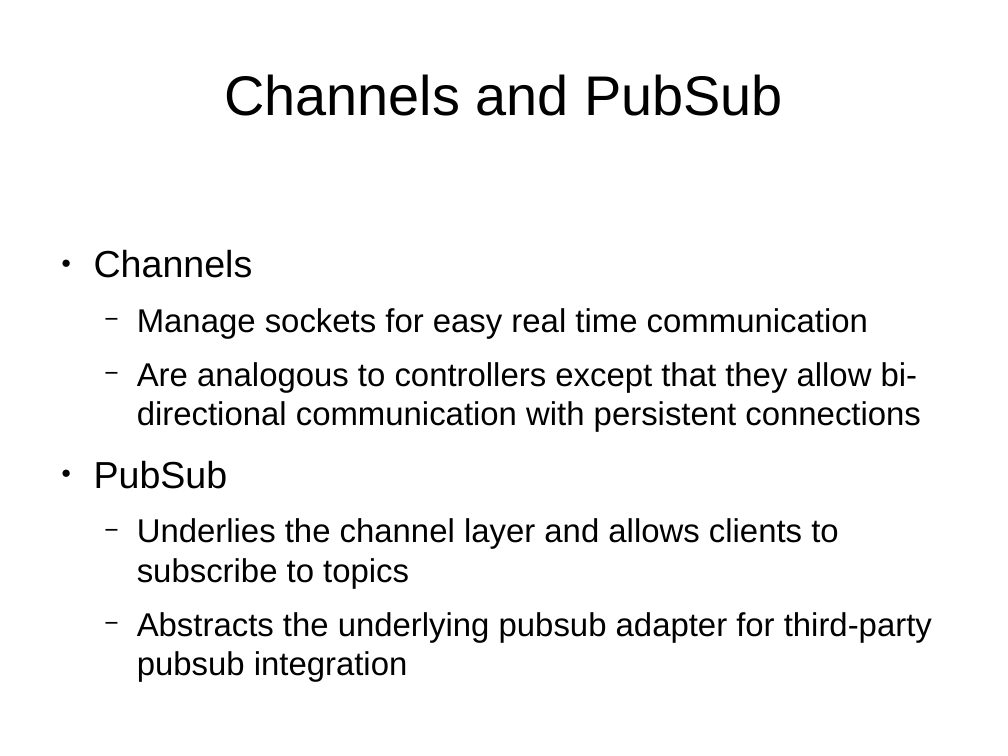
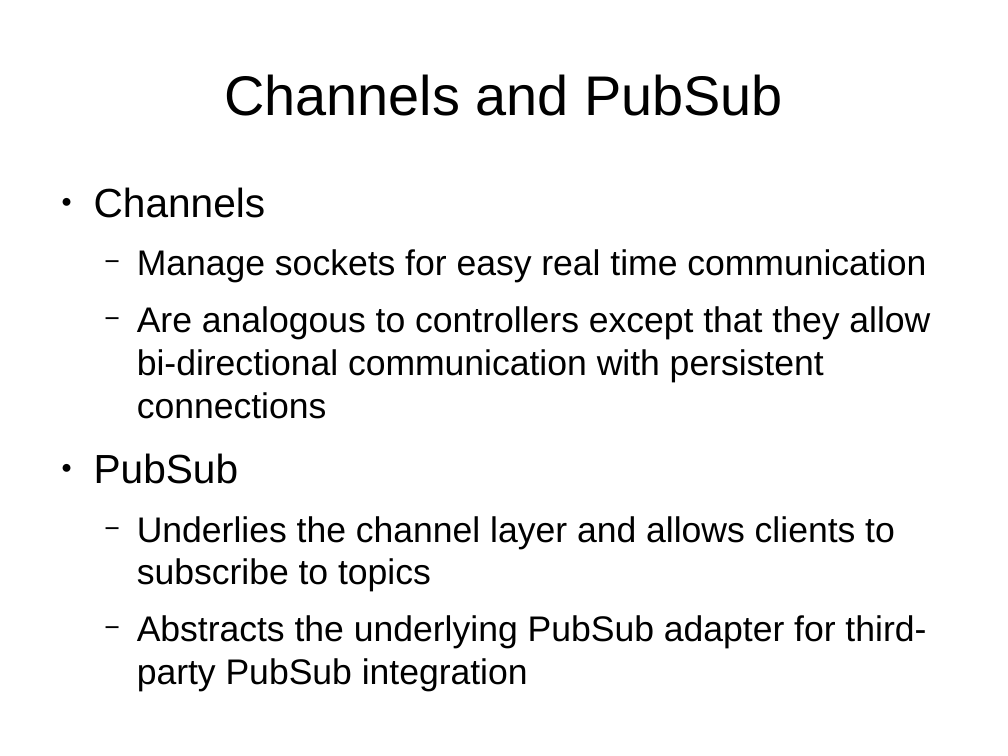
Before and after one commit to ramortegui/talks, a slide deck: slide 22 of odps/working_with_phoenix.odp (slide 15 before the commit). Drawn at 1008x756 pixels with LibreOffice and Linux fonts; fonts in the diff are those of the drawing. Boxes give left, top, right and bottom in pixels: in the first picture for what was removed or moved away, otherwise in the second. Text is boxed around its words. In the diff, an @@ line names an element or a change of style, - is before the commit and + after.

```diff
--- a/odps/working_with_phoenix.odp
+++ b/odps/working_with_phoenix.odp
@@ text at (x1=94, y1=187, x2=930, y2=592): size 29.6 to 32 pt in "Channels", "PubSub"; size 25.9 to 28 pt in "Manage sockets for easy real time communication", "Are analogous to controllers except that they ...", "Underlies the channel layer and allows clients ..." @@
@@ text at (x1=137, y1=615, x2=926, y2=691): text changed; size 25.9 to 28 pt @@
-  − Abstracts the underlying pubsub adapter for third-party pubsub integration
+  − Abstracts the underlying PubSub adapter for third-party PubSub integration
```
Also in this commit, not shown: 27 other slides changed, 9 slides added, 10 other files.
